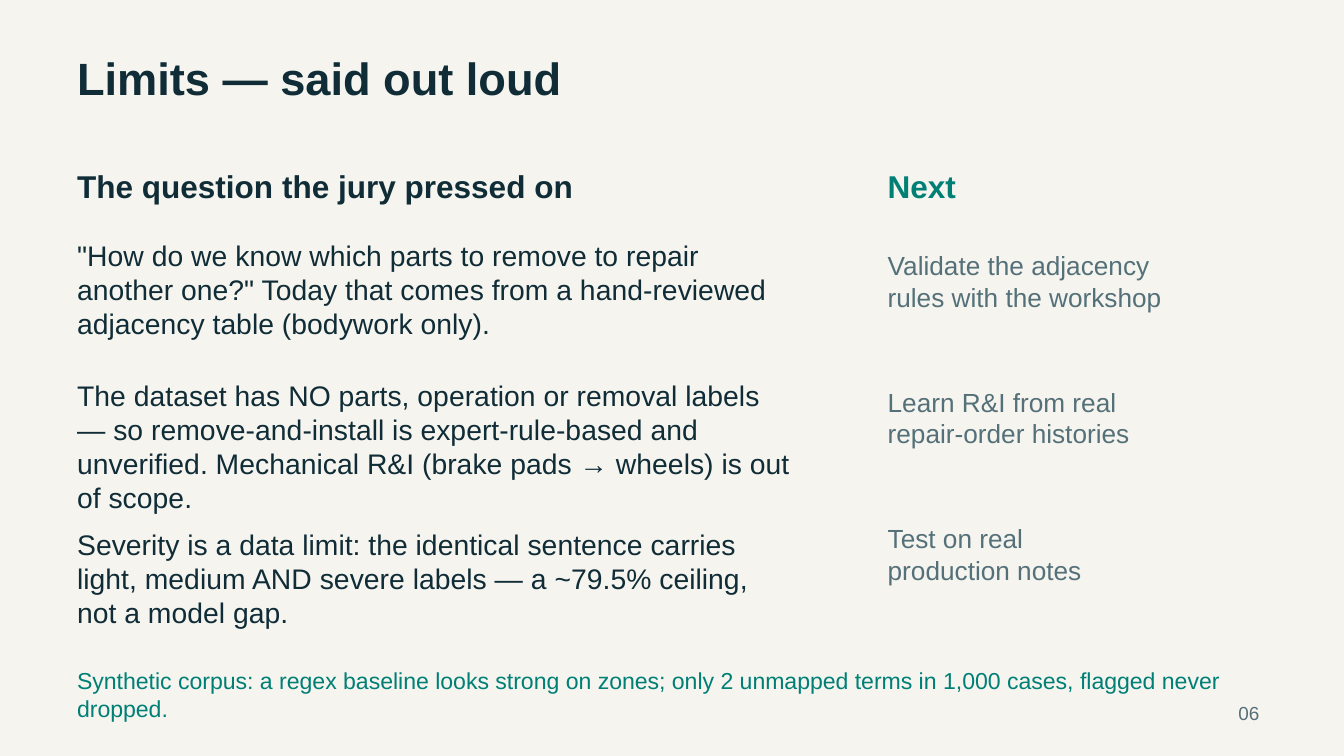
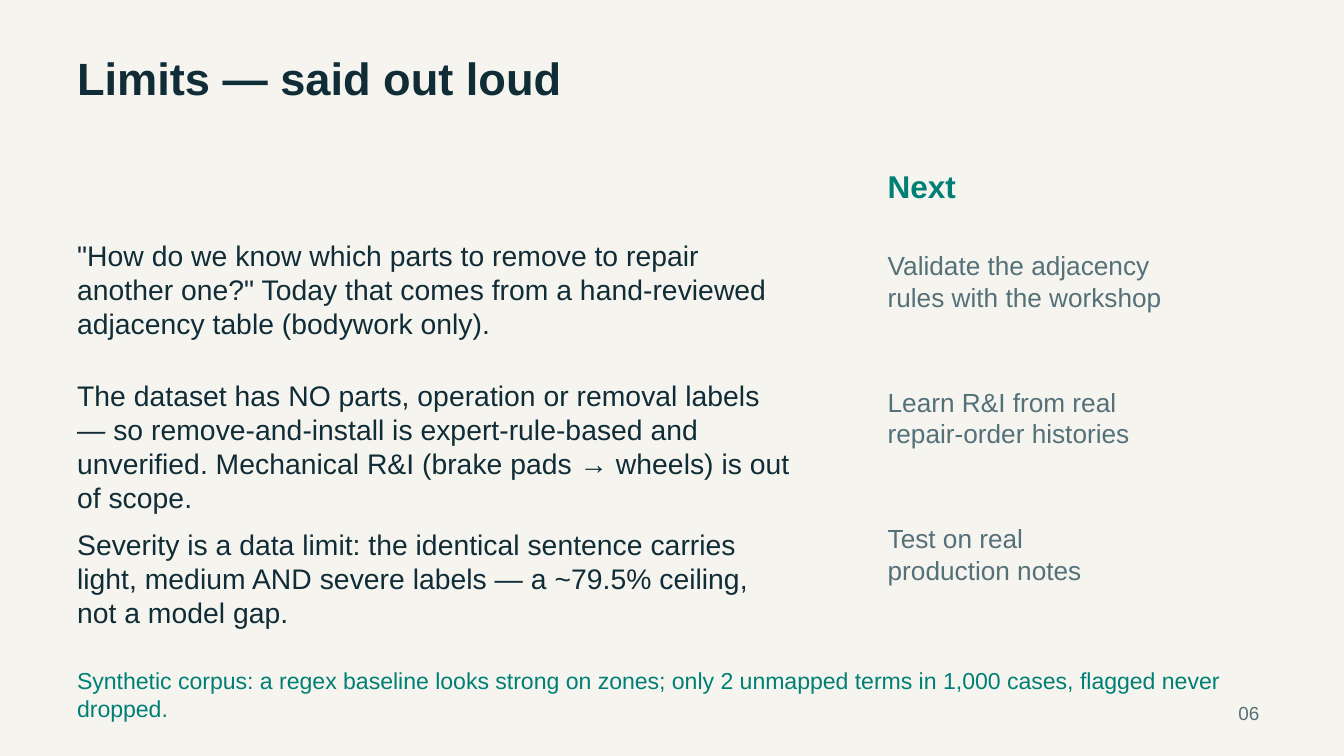
Before and after one commit to fruitsamurai97/wolf-day-damage, a slide deck: slide 6 of Data/Damage_Intelligence_EN_v2.pptx. Drawn at 1344x756 pixels with LibreOffice and Linux fonts; fonts in the diff are those of the drawing. Boxes give left, top, right and bottom in pixels: in the first picture for what was removed or moved away, otherwise in the second. Text is boxed around its words. In the diff, an @@ line names an element or a change of style, - is before the commit and + after.

```diff
--- a/Data/Damage_Intelligence_EN_v2.pptx
+++ b/Data/Damage_Intelligence_EN_v2.pptx
@@ text removed at box(77, 175, 572, 204) @@
-The question the jury pressed on
```
Also in this commit, not shown: 1 slide added, 1 slide removed, 5 other files.
